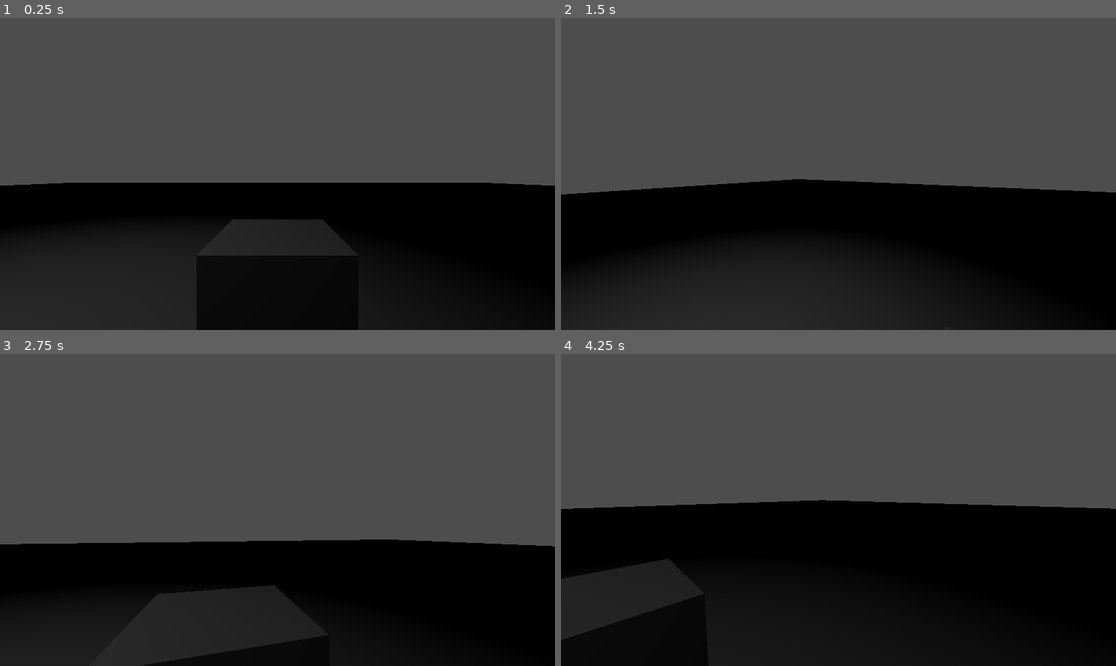
Above: before the commit, frames 1-4 (two rows, left to right).
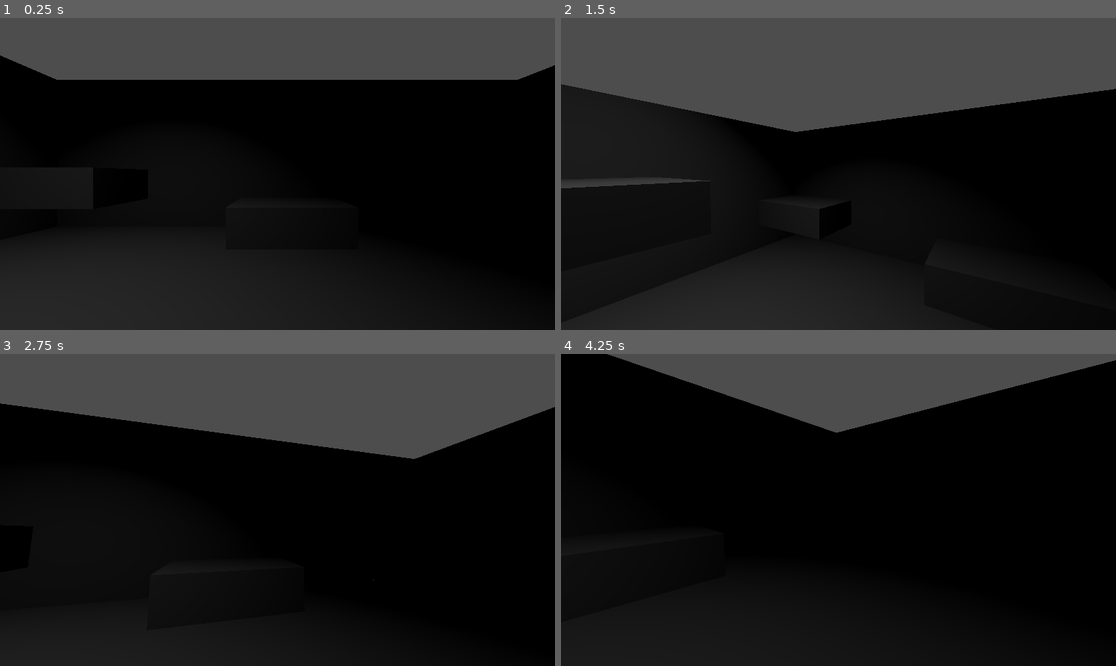
Above: after the commit, the same moments.

Repository: JaeJae99/Purdys
Game: Godot game, scene res://titleScene.tscn
Same seed, same stepped clock (60 frames per second), same inputs: the game is played once before the commit and once after it.
Inputs (mouse positions are in pixels of both pictures, inside the frame that each line leads up to):
- Up to frame 1 (0.25 s): no input
- Up to frame 2 (1.5 s): tap Enter at 0.5 s; move the mouse to (960, 158) at 0.52 s; tap D (D) at 0.6 s; tap S (S) at 0.8, 1.35 s; tap Space (Space) at 1.25 s; move the mouse to (810, 174) at 1.27 s
- Up to frame 3 (2.75 s): tap W (W) at 1.55, 2.1 s; move the mouse to (288, 503) at 2.02 s; tap D (D) at 2.3 s
- Up to frame 4 (4.25 s): tap Enter at 2.75 s; move the mouse to (832, 516) at 2.77 s; tap A (A) at 2.85 s; tap S (S) at 3.05 s; tap Space (Space) at 3.5 s; move the mouse to (877, 513) at 3.52 s; tap D (D) at 3.6 s; tap W (W) at 3.8 s

The runs differ from the first frame. In frame 1, 34% of the frame differs, in the area x 0-100%, y 12-100%; in frame 2, 24%; in frame 3, 36%; in frame 4, 36%, in the area x 0-100%, y 0-79%.

Commit message:
changed map to csg greybox

Diff:
--- a/titleScene.tscn
+++ b/titleScene.tscn
@@ -1,25 +1,10 @@
-[gd_scene load_steps=5 format=3 uid="uid://cxk8i5lt5cpd0"]
+[gd_scene load_steps=3 format=3 uid="uid://cxk8i5lt5cpd0"]
 
 [ext_resource type="PackedScene" uid="uid://dmdrq7ywr4ys6" path="res://Characters/Guards/GuardTemplate/guard.tscn" id="1_oawg2"]
 
-[sub_resource type="WorldBoundaryShape3D" id="WorldBoundaryShape3D_n0k2w"]
-
 [sub_resource type="PlaneMesh" id="PlaneMesh_rlpo4"]
 
-[sub_resource type="BoxShape3D" id="BoxShape3D_jpft6"]
-
 [node name="titleScene" type="Node3D"]
-
-[node name="StaticBody3D" type="StaticBody3D" parent="."]
-transform = Transform3D(0.986989, 0, 0, 0, 0.986989, 0, 0, 0, 0.986989, 0, 0, 0)
-
-[node name="CollisionShape3D" type="CollisionShape3D" parent="StaticBody3D"]
-transform = Transform3D(3, 0, 0, 0, 3, 0, 0, 0, 3, 0, 0, 0)
-shape = SubResource("WorldBoundaryShape3D_n0k2w")
-
-[node name="CSGMesh3D" type="CSGMesh3D" parent="StaticBody3D"]
-transform = Transform3D(36, 0, 0, 0, 36, 0, 0, 0, 36, 0, 0, 0)
-mesh = SubResource("PlaneMesh_rlpo4")
 
 [node name="SpotLight3D" type="SpotLight3D" parent="."]
 transform = Transform3D(1, 0, 0, 0, 0.0702962, 0.997526, 0, -0.997526, 0.0702962, -3.05679, 8.26579, 0)
@@ -28,12 +13,50 @@
 [node name="guard" parent="." instance=ExtResource("1_oawg2")]
 transform = Transform3D(1, 0, 0, 0, 1, 0, 0, 0, 1, 0, 0.924778, 0)
 
-[node name="StaticBody3D2" type="StaticBody3D" parent="."]
-transform = Transform3D(1, 0, 0, 0, 1, 0, 0, 0, 1, 0, 0.620167, -1.75655)
+[node name="Map" type="CSGCombiner3D" parent="."]
+use_collision = true
 
-[node name="CollisionShape3D" type="CollisionShape3D" parent="StaticBody3D2"]
-transform = Transform3D(1, 0, 0, 0, 1, 0, 0, 0, 1, 0, -0.1298, 0)
-shape = SubResource("BoxShape3D_jpft6")
+[node name="CSGMesh3D" type="CSGMesh3D" parent="Map"]
+transform = Transform3D(35.5316, 0, 0, 0, 35.5316, 0, 0, 0, 35.5316, 0, 0, 0)
+use_collision = true
+mesh = SubResource("PlaneMesh_rlpo4")
 
-[node name="CSGBox3D" type="CSGBox3D" parent="StaticBody3D2"]
-transform = Transform3D(1, 0, 0, 0, 1, 0, 0, 0, 1, 0, -0.124678, 0)
+[node name="CSGBox3D" type="CSGBox3D" parent="Map"]
+transform = Transform3D(0.971403, 0, 0, 0, 0.971403, 0, 0, 0, 0.971403, 0.289743, 0.412175, -5.00648)
+use_collision = true
+size = Vector3(2.72314, 0.853516, 1.948)
+
+[node name="CSGBox3D6" type="CSGBox3D" parent="Map"]
+transform = Transform3D(0.971403, 0, 0, 0, 0.971403, 0, 0, 0, 0.971403, -5.01026, 1.21218, -5.00648)
+use_collision = true
+size = Vector3(2.72314, 0.853516, 1.948)
+
+[node name="CSGBox3D7" type="CSGBox3D" parent="Map"]
+transform = Transform3D(0.971403, 0, 0, 0, 0.971403, 0, 0, 0, 0.971403, -5.01026, 2.11218, -0.406481)
+use_collision = true
+size = Vector3(2.72314, 0.853516, 1.948)
+
+[node name="CSGBox3D8" type="CSGBox3D" parent="Map"]
+transform = Transform3D(0.971403, 0, 0, 0, 0.971403, 0, 0, 0, 0.971403, 0.489743, 2.91218, 4.19352)
+use_collision = true
+size = Vector3(2.72314, 0.853516, 1.948)
+
+[node name="CSGBox3D2" type="CSGBox3D" parent="Map"]
+transform = Transform3D(0.971403, 0, 0, 0, 0.971403, 0, 0, 0, 0.971403, 0.250636, 2.09274, 5.53654)
+use_collision = true
+size = Vector3(14.4, 4.3136, 0.871338)
+
+[node name="CSGBox3D4" type="CSGBox3D" parent="Map"]
+transform = Transform3D(0.971403, 0, 0, 0, 0.971403, 0, 0, 0, 0.971403, 7.05046, 2.09274, 0.0827681)
+use_collision = true
+size = Vector3(0.4, 4.3136, 12.1)
+
+[node name="CSGBox3D5" type="CSGBox3D" parent="Map"]
+transform = Transform3D(0.971403, 0, 0, 0, 0.971403, 0, 0, 0, 0.971403, 0.250635, 2.09274, -5.9885)
+use_collision = true
+size = Vector3(14.4, 4.3136, 0.4)
+
+[node name="CSGBox3D3" type="CSGBox3D" parent="Map"]
+transform = Transform3D(0.971403, 0, 0, 0, 0.971403, 0, 0, 0, 0.971403, -6.54912, 2.09274, -0.533513)
+use_collision = true
+size = Vector3(0.527533, 4.3136, 11.6)
